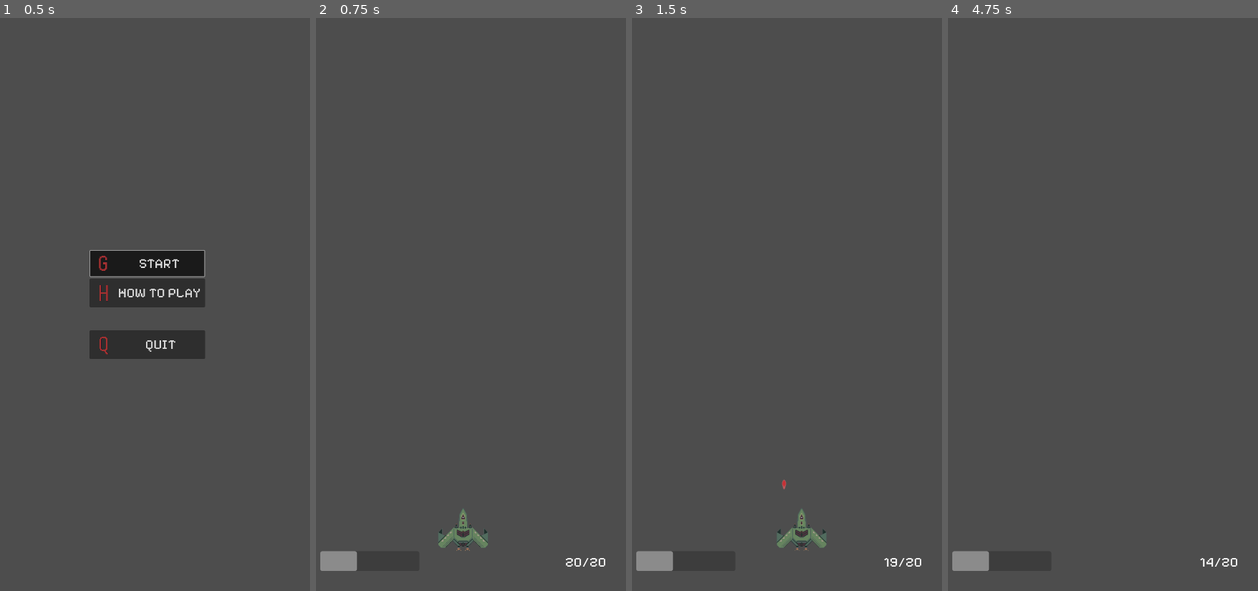
Above: before the commit, frames 1-4 (left to right).
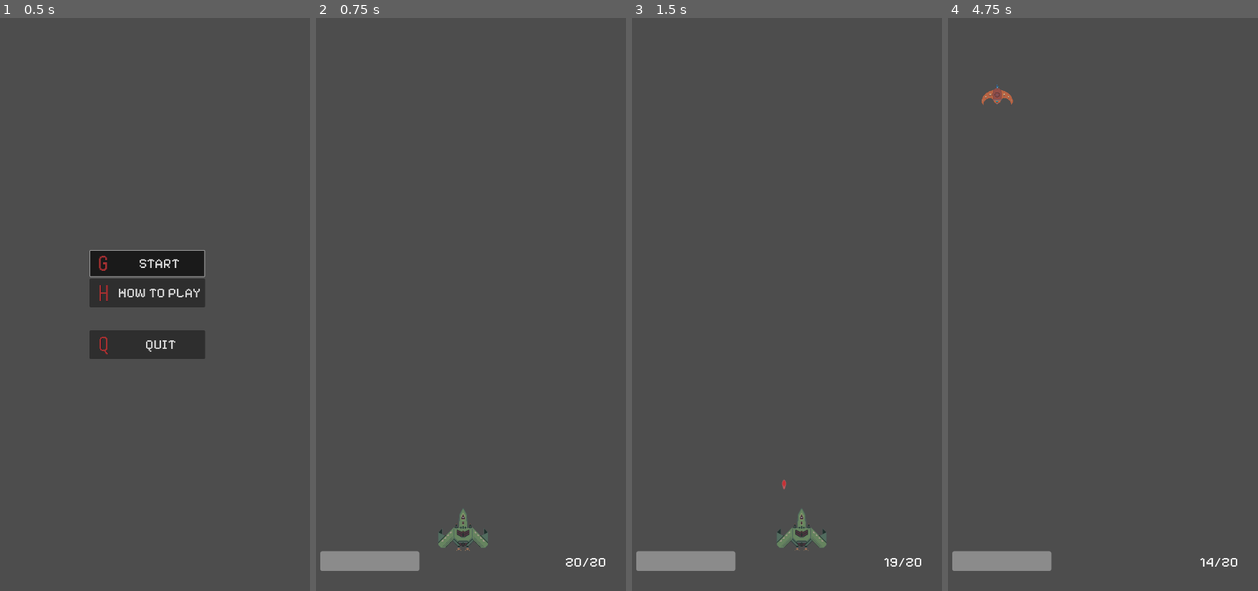
Above: after the commit, the same moments.

Repository: StampedeStudios/star-knight-gd
Game: Godot game, scene res://scenes/GameManager.tscn
Two runs of this game, one before a commit and one after it. Both use one fixed random seed, a clock stepped at 60 frames per second and the inputs below.
Inputs (mouse positions are in pixels of both pictures, inside the frame that each line leads up to):
- Up to frame 1 (0.5 s): no input
- Up to frame 2 (0.75 s): click "START" at 0.5 s
- Up to frame 3 (1.5 s): tap Enter at 1.25 s; move the mouse to (852, 275) at 1.27 s; hold Right (move_right) from 1.28 s (still down); tap Space (shoot) at 1.35 s; click (852, 275) at 1.42 s
- Up to frame 4 (4.75 s): move the mouse to (1028, 333) at 2.02 s; release Right (move_right) at 2.03 s; hold Down (move_down) 2.03-2.78 s; tap Space (shoot) at 2.1, 3.05, 3.5, 3.8, 4.55 s; move the mouse to (1127, 178) at 2.77 s; hold Right (move_right) 2.78-3.53 s; tap Ctrl at 2.85 s; move the mouse to (1078, 419) at 3.52 s; hold Up (move_up) 3.53-4.28 s; tap Shift at 3.6 s; click (1078, 419) at 3.67 s; tap Enter at 4.25 s; move the mouse to (1192, 390) at 4.27 s; hold Left (move_left) from 4.28 s (still down); tap Alt at 4.35 s

Frame 1 is identical in both runs. In frame 2, 0.7% of the frame differs, in the area x 12-34%, y 93-97%; in frame 3, 0.7%; in frame 4, 0.9%, in the area x 10-34%, y 11-97%.

Commit message:
feat: added hero death

Diff:
--- a/project.godot
+++ b/project.godot
@@ -84,3 +84,14 @@
 "events": [Object(InputEventKey,"resource_local_to_scene":false,"resource_name":"","device":-1,"window_id":0,"alt_pressed":false,"shift_pressed":false,"ctrl_pressed":false,"meta_pressed":false,"pressed":false,"keycode":0,"physical_keycode":82,"key_label":0,"unicode":114,"echo":false,"script":null)
 ]
 }
+
+[layer_names]
+
+2d_render/layer_1="Enemy"
+2d_render/layer_2="Enemy Bullets"
+2d_render/layer_3="Hero bullets"
+2d_render/layer_10="Hero"
+2d_physics/layer_1="Enemy"
+2d_physics/layer_2="Enemy Bullets"
+2d_physics/layer_3="Hero Bullets"
+2d_physics/layer_10="Hero"
--- a/scenes/entities/Bullet.tscn
+++ b/scenes/entities/Bullet.tscn
@@ -1,20 +1,21 @@
 [gd_scene load_steps=4 format=3 uid="uid://buap45ve521ia"]
 
-[ext_resource type="Script" path="res://scripts/entities/bullet.gd" id="1_f4s25"]
+[ext_resource type="Script" path="res://scripts/entities/bullet.gd" id="1_1bdwk"]
 [ext_resource type="Texture2D" uid="uid://ctiggokrrfb3p" path="res://assets/sprites/hero/hero_bullet.png" id="2_5gngv"]
 
-[sub_resource type="CapsuleShape2D" id="CapsuleShape2D_facrs"]
-radius = 4.0
-height = 20.0
+[sub_resource type="CapsuleShape2D" id="CapsuleShape2D_7cm6s"]
+radius = 5.0
+height = 24.0
 
-[node name="Bullet" type="Area2D"]
-script = ExtResource("1_f4s25")
+[node name="Area2D" type="Area2D"]
+collision_layer = 4
+script = ExtResource("1_1bdwk")
 
 [node name="Sprite2D" type="Sprite2D" parent="."]
 texture = ExtResource("2_5gngv")
 
 [node name="CollisionShape2D" type="CollisionShape2D" parent="."]
 position = Vector2(0, -1)
-shape = SubResource("CapsuleShape2D_facrs")
+shape = SubResource("CapsuleShape2D_7cm6s")
 
 [connection signal="area_entered" from="." to="." method="_on_area_entered"]
--- a/scenes/entities/Enemy.tscn
+++ b/scenes/entities/Enemy.tscn
@@ -22,6 +22,7 @@
 }]
 
 [node name="Enemy" type="Area2D"]
+collision_mask = 513
 script = ExtResource("1_5hfsb")
 
 [node name="CollisionShape2D" type="CollisionShape2D" parent="."]
@@ -31,3 +32,4 @@
 sprite_frames = SubResource("SpriteFrames_04nk8")
 
 [connection signal="area_entered" from="." to="." method="_on_area_entered"]
+[connection signal="body_entered" from="." to="." method="_on_body_entered"]
--- a/scenes/entities/hero/Hero.tscn
+++ b/scenes/entities/hero/Hero.tscn
@@ -45,6 +45,8 @@
 
 [node name="CharacterBody2D" type="CharacterBody2D"]
 z_index = 10
+collision_layer = 512
+collision_mask = 0
 script = ExtResource("1_dvsan")
 
 [node name="HUD" parent="." instance=ExtResource("4_5ccou")]
--- a/scenes/user_interface/HUD.tscn
+++ b/scenes/user_interface/HUD.tscn
@@ -27,6 +27,7 @@
 size_flags_horizontal = 3
 
 [node name="ProgressBar" type="ProgressBar" parent="MarginContainer/HBoxContainer/Health"]
+unique_name_in_owner = true
 custom_minimum_size = Vector2(250, 50)
 layout_mode = 2
 size_flags_horizontal = 0
@@ -44,4 +45,4 @@
 layout_mode = 2
 size_flags_horizontal = 8
 size_flags_vertical = 8
-text = "20/20"
+text = "10/10"
--- a/scripts/enemy_handler/nemesis.gd
+++ b/scripts/enemy_handler/nemesis.gd
@@ -9,7 +9,6 @@
 var enemies_left: int
 var waves: Array
 
-# TODO delete
 var viewport: Vector2
 signal enemies_defetead
 
@@ -24,7 +23,7 @@
 		push_warning("No waves found in %s" % level_name)
 		pass
 
-	var delay: int = 10
+	var delay: int = 3
 	await get_tree().create_timer(delay).timeout
 	print("[Nemesis] Wave %s started" % [index + 1])
 
@@ -39,15 +38,23 @@
 
 ## Handles the spawn of enemies.
 func _spawn_enemies(num_enemies: int):
-	# for index in range(0, num_enemies):
+	viewport = get_viewport().size
+	var enemies: int = 5
+	var interval_x: int = int(viewport.x / enemies)
+	var interval_y: int = 200
+	for index in range(0, num_enemies):
 		var random_waiting_time: int = randi_range(1, 5)
 		await get_tree().create_timer(random_waiting_time).timeout
 		var enemy = ENEMY_SHIP.instantiate()
-		viewport = get_viewport().size
-		enemy.position = Vector2(viewport.x / 2, viewport.x / 2)
+
+		var next_position_x: int = (index % (enemies - 1)) + 1
+		if (index == enemies - 1):
+			interval_y += 200
+		var x_position = next_position_x * interval_x
+		enemy.position = Vector2(x_position, interval_y)
 		enemy.connect(Literals.Signals.DEATH, _on_enemy_death)
 		add_child(enemy)
-	# pass
+	pass
 
 func _on_enemy_death():
 	enemies_left = enemies_left - 1
--- a/scripts/entities/enemy.gd
+++ b/scripts/entities/enemy.gd
@@ -1,19 +1,30 @@
 extends Area2D
+
+## Damage dealth to other entities
+@export var damage_to_entities: int = 20
 
 ## Enemy max health
 @export var max_health: int = 100
 
 ## Enemy current health
-var health: int = max_health
+var health: int = max_health:
+	set(damage):
+		var new_value: int = health - damage
+		if (new_value <= 0):
+			new_value = 0
+		elif (new_value > max_health):
+			new_value = max_health
+		health = new_value
 
 signal death()
 
 func get_hurt(damage: int):
-	health -= damage;
-	if(health < 0):
-		health = 0
+	health = damage;
+	if(health <= 0):
 		death.emit()
 		self.queue_free()
 
-func _on_area_entered(area):
+func _on_body_entered(body):
+	## TODO Check for potential errors (ensure we hit a body with get_hurt() function)
+	body.get_hurt(damage_to_entities)
 	self.queue_free()
--- a/scripts/entities/hero/hero.gd
+++ b/scripts/entities/hero/hero.gd
@@ -18,9 +18,9 @@
 ## Health
 @export var max_health = 100
 ## Sound effect to be played whenever hero shoots.
-const HERO_SHOOT_SFX = preload("res://assets/audio/hero_shoot.wav")
+const HERO_SHOOT_SFX = preload ("res://assets/audio/hero_shoot.wav")
 ## Default hero bullet type.
-const BULLET: PackedScene = preload("res://scenes/entities/Bullet.tscn")
+const BULLET: PackedScene = preload ("res://scenes/entities/Bullet.tscn")
 @onready var hud = $HUD
 
 var input: Vector2 = Vector2.ZERO
@@ -30,27 +30,33 @@
 var ammunition: int = magazine_size
 var is_reloading: bool = false
 
-var health: int = max_health
+var health: int = max_health:
+	set(damage):
+		var new_value: int = health - damage
+		if (new_value <= 0):
+			new_value = 0
+		elif (new_value > max_health):
+			new_value = max_health
+		health = new_value
 ## Shooting action to be handled by the Game Manager.
 signal shoot(bullet: PackedScene, direction: float, location: Vector2, audio_clip: AudioStream)
+signal death()
 signal quit
 
-
 func _ready():
+	hud.update_ammo_count(ammunition, magazine_size)
+	hud.update_health(health, max_health)
 	timer = Timer.new()
 	add_child(timer)
-	timer.connect(Literals.Signals.TIMEOUT, func(): can_shoot = true)
-
+	timer.connect(Literals.Signals.TIMEOUT, func(): can_shoot=true)
 
 func _process(_delta):
 	if can_shoot and ammunition != 0 and !is_reloading:
 		if Input.is_action_pressed(Literals.Inputs.SHOOT):
 			_shoot()
 
-
 func _physics_process(delta):
 	player_movement(delta)
-
 
 func _unhandled_key_input(event):
 	if event is InputEventKey:
@@ -58,7 +64,6 @@
 			_reload()
 		elif event.is_action_pressed(Literals.Inputs.QUIT):
 			quit.emit()
-
 
 ## Handles player movement.
 func player_movement(delta):
@@ -73,7 +78,6 @@
 		velocity = velocity.limit_length(max_speed)
 	move_and_slide()
 
-
 func _shoot():
 	shoot.emit(BULLET, rotation, position, HERO_SHOOT_SFX)
 	ammunition = ammunition - 1
@@ -82,7 +86,6 @@
 	if ammunition != 0:
 		timer.start(1 / rate_of_fire)
 
-
 func _reload():
 	is_reloading = true
 	await get_tree().create_timer(1.0).timeout
@@ -90,6 +93,13 @@
 	hud.update_ammo_count(ammunition, magazine_size)
 	is_reloading = false
 
+## Handles the health of the hero upon collision
+func get_hurt(damage: int):
+	health = damage
+	if (health<=0):
+		death.emit()
+		self.queue_free()
+	hud.update_health(health, max_health)
 
 ## Handles normalization of player input.
 func _get_input():
--- a/scripts/scene_manager/scene_manager.gd
+++ b/scripts/scene_manager/scene_manager.gd
@@ -52,6 +52,7 @@
 
 		hero_instance.connect(Literals.Signals.SHOOT, _on_hero_shoot)
 		hero_instance.connect(Literals.Signals.QUIT_REQUEST, _on_quit_request)
+		hero_instance.connect(Literals.Signals.DEATH, _on_hero_death)
 
 	print("[Scene Manager] Loading level: %s" % reached_level)
 	var level = load(levels[reached_level])
@@ -98,6 +99,9 @@
 	else:
 		load_next_level()
 
+func _on_hero_death():
+	# TODO Handle Game Over
+	print_debug('GAME OVER')
 
 func _finish_game():
 	nemesis_instance.queue_free()
--- a/scripts/user_inteface/hud.gd
+++ b/scripts/user_inteface/hud.gd
@@ -1,7 +1,12 @@
 extends CanvasLayer
 
 @onready var ammo_count: Label = %AmmoCount
+@onready var progress_bar: ProgressBar = %ProgressBar
 
 
 func update_ammo_count(ammunition: int, magazine_size: int):
 	ammo_count.text = "%s/%s" % [ammunition, magazine_size]
+
+func update_health(health: int, max_health: int):
+	progress_bar.max_value = max_health
+	progress_bar.value = health
Not shown, removed: addons/gdUnit4/plugin.cfg
Not shown, removed: addons/gdUnit4/plugin.gd
Not shown, removed: addons/gdUnit4/src/GdUnitArrayAssert.gd
Not shown, removed: addons/gdUnit4/src/GdUnitAssert.gd
Not shown, removed: addons/gdUnit4/src/GdUnitFailureAssert.gd
Not shown, removed: addons/gdUnit4/src/asserts/GdAssertMessages.gd
Not shown, removed: addons/gdUnit4/src/asserts/GdUnitArrayAssertImpl.gd
Not shown, removed: addons/gdUnit4/src/asserts/GdUnitAssertImpl.gd
Not shown, removed: addons/gdUnit4/src/asserts/GdUnitBoolAssertImpl.gd
Not shown, removed: addons/gdUnit4/src/asserts/GdUnitDictionaryAssertImpl.gd
Not shown, removed: addons/gdUnit4/src/asserts/GdUnitFailureAssertImpl.gd
Not shown, removed: addons/gdUnit4/src/asserts/GdUnitFileAssertImpl.gd
(and 16 more such lines)
